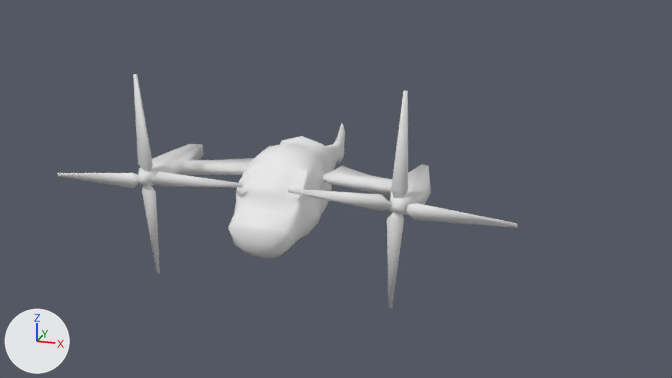
A saved change to the Blender file modelsource/vehicles/vertibird/Vertibird.blend.
Before and after are seen from the file's camera 'Camera'. Arrows for +X, +Y and +Z are at lower left; the lights stay in place. The same objects are shown in both versions, whatever each file hides.
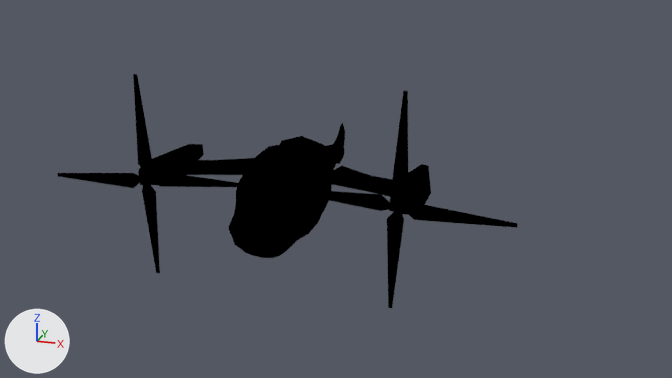
Commit message: vertibird update for my boy cel

Location of each change, [x1, y1, x2, y2] in pixels of the pictures (672 x 378 px):
'Plane', recoloured (white to black)
    both: [58, 74, 517, 308]

What changed in the scene script:
```text
Add img_texture:
    img_texture = load_image('texture', '_unpacked/texture', 1024, 1024, 'sRGB')
Add img_normal:
    img_normal = load_image('normal', '_unpacked/normal', 1024, 1024, 'sRGB')
Add mat_material_006:
    mat_material_006 = bpy.data.materials.new('Material.006')
    # uses the picture img_normal
    # uses the picture img_texture
Change me_plane:
    where me_plane.from_pydata(...)  # 448 vertices, 444 faces; spans x -6.94..6.94, y -3.95..4.31, z -3.56..2.58
    add me_plane.materials.append(mat_material_006)
```
